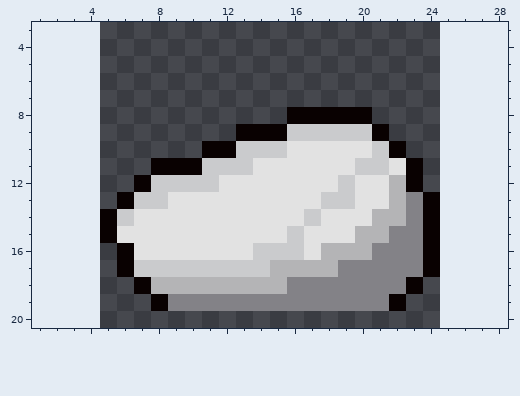
Two versions of one pixel-art sprite, Handout4b/Assets/stain.png. Above: the version before the commit.
The file is 20x20 pixels. Shown: x 1..28, y 3..20. The old version is drawn lined up with the new one, on the new canvas.
After the commit:
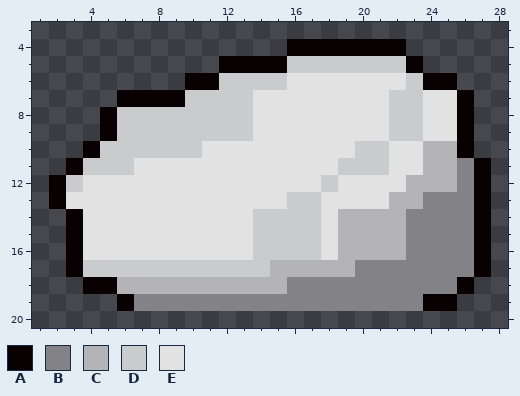
Palette (. is transparent): A #090101  B #838287  C #b4b4b6  D #cacbcd  E #e2e2e2
The edit:
canvas 20x20 -> 30x25, the old top-left corner now at 5,3
The edit adds colour A in row 4 at x 16 to 22; in row 5 at x 12 to 15 and 23; in row 6 at x 10 to 11 and 24 to 25; in row 7 at x 6 to 9 and 26; in rows 8 to 9 at x 5 and 26; in row 10 at x 4 and 26.
The edit adds colour A in row 11 at x 3 and 27; in rows 12 to 13 at x 2 and 27; in rows 14 to 17 at x 3 and 27; in row 18 at x 4 to 5 and 26; in row 19 at x 6 and 24 to 25.
The edit adds colour B in rows 11 to 12 at x 26; in rows 13 to 17 at x 25 to 26; in row 18 at x 24 to 25; in row 19 at x 7 and 23.
Colour A gives way to colour B in rows 13 to 17 at x 24; in row 18 at x 23; in row 19 at x 8 and 22.
The edit adds colour C in rows 10 to 12 at x 24 to 25; in row 18 at x 6.
Colour A gives way to colour C in row 12 at x 23; in row 18 at x 7.
Colour B gives way to colour C in row 13 at x 23; in row 15 at x 22; in row 16 at x 21 to 22; in row 17 at x 19.
Colour E gives way to colour C in row 14 at x 19 to 20; in row 15 at x 19.
The edit adds colour D in row 5 at x 16 to 22; in row 6 at x 12 to 15 and 23; in row 7 at x 10 to 13 and 22 to 23; in row 8 at x 6 to 13 and 22 to 23; in row 9 at x 6 to 12 and 22 to 23; in row 10 at x 5 to 10.
The edit adds colour D in row 11 at x 4 to 6; in row 12 at x 3; in row 17 at x 4 to 5.
Colour A gives way to colour D in row 9 at x 13; in row 17 at x 6.
Colour E gives way to colour D in row 10 at x 20; in row 11 at x 19; in row 12 at x 18; in row 13 at x 16 to 17; in row 14 at x 14 to 16; in row 15 at x 14 to 15 and 17.
Colour E gives way to colour D in row 16 at x 17.
The edit adds colour E in row 6 at x 16 to 22; in row 7 at x 14 to 21 and 24 to 25; in row 8 at x 14 to 15, 21 and 24 to 25; in row 9 at x 24 to 25; in row 10 at x 23; in row 11 at x 7.
The edit adds colour E in row 12 at x 4 to 6; in row 13 at x 3 to 5; in rows 14 to 15 at x 4; in row 16 at x 4 to 5.
Colour A gives way to colour E in row 8 at x 16 to 20; in row 9 at x 14 to 15 and 21; in row 10 at x 11 to 12 and 22; in row 11 at x 8 to 10 and 23; in row 12 at x 7; in row 13 at x 6.
Colour A gives way to colour E in rows 14 to 15 at x 5; in row 16 at x 6.
Colour C gives way to colour E in row 12 at x 22; in row 16 at x 18.
Colour D gives way to colour E in row 9 at x 16 to 20; in row 10 at x 13 to 15; in row 11 at x 11 to 13; in row 12 at x 8 to 11 and 19; in row 13 at x 7 to 8 and 18 to 19; in row 14 at x 6.
Boxes around the changes in both pictures, in picture pixels (x1, y1, x2, y2):
changed: (49, 39, 491, 311)
